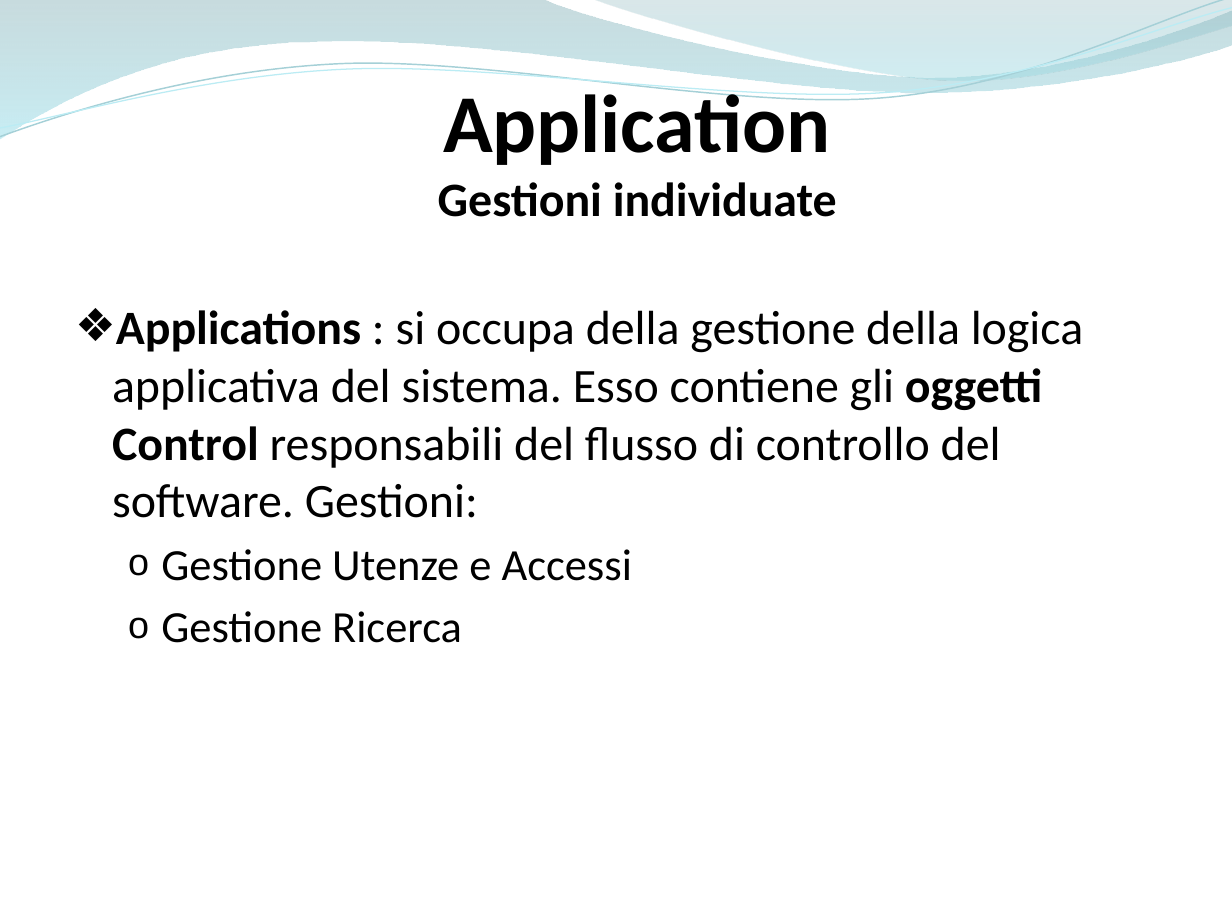
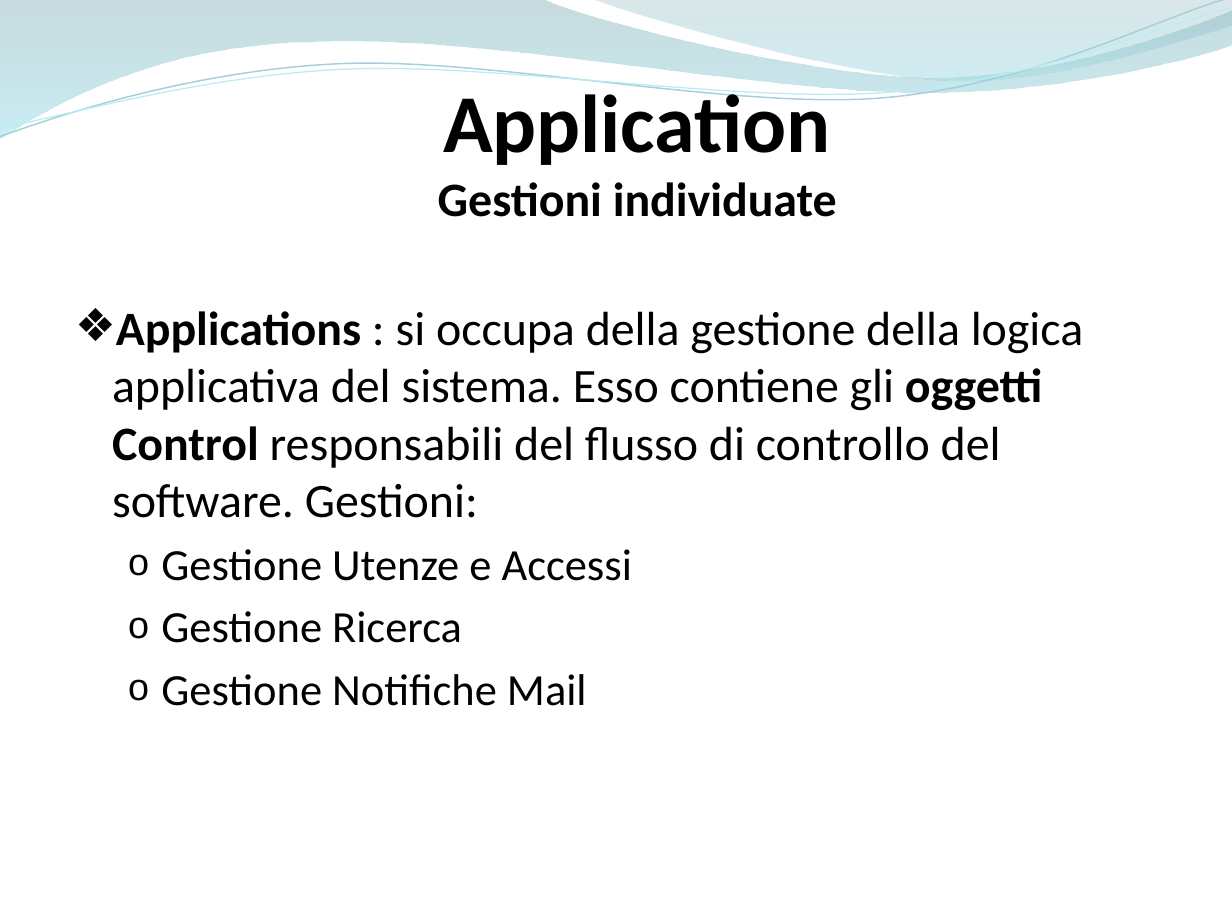
Before and after one commit to ammirate/at-silo, a slide deck: slide 2 of Presentazione/Atsilo1/D'Eugenio/Atsilo_A_DEugenioElisa.pptx. Drawn at 1232x924 pixels with LibreOffice and Linux fonts; fonts in the diff are those of the drawing. Boxes give left, top, right and bottom in pixels: in the first picture for what was removed or moved away, otherwise in the second. Text is boxed around its words. In the diff, an @@ line names an element or a change of style, - is before the commit and + after.

```diff
--- a/Presentazione/Atsilo1/D'Eugenio/Atsilo_A_DEugenioElisa.pptx
+++ b/Presentazione/Atsilo1/D'Eugenio/Atsilo_A_DEugenioElisa.pptx
@@ text at [161, 674, 587, 706]: paragraph added @@
+  o Gestione Notifiche Mail
```
Also in this commit, not shown: 3 other slides changed, 11 slides added, 2 slides removed.
